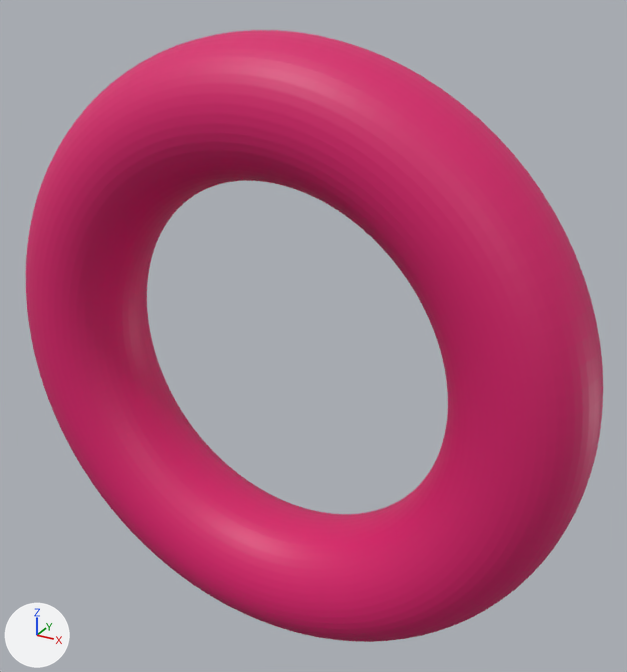
An edit to the glTF model docs/assets/torus_grid_sweep/torus_R2_r2.glb, drawn before and after from the same camera.
The view is the same before and after, from a camera (50 mm lens) standing at (11.92, -19.56, 10.84) and looking at (0.75, 0.75, 0.68). Every picture has the same lights, and +X, +Y and +Z are marked at lower left. The picture after the commit comes second. Where no turn or scale is listed for an object, it has been applied to the vertices.

The older version as bpy lines, for what is in view:
```python
me_geometry_0 = bpy.data.meshes.new('geometry_0')
me_geometry_0.from_pydata(...)  # 5000 vertices, 10000 faces; spans x -9.1..9.1, y -1.9..1.9, z -9.1..9.1
me_geometry_0.materials.append(mat_defaultmaterial)
ob_geometry_0 = bpy.data.objects.new('geometry_0', me_geometry_0)
ob_geometry_0.location = (0.0, 0.0, 0.0)
```
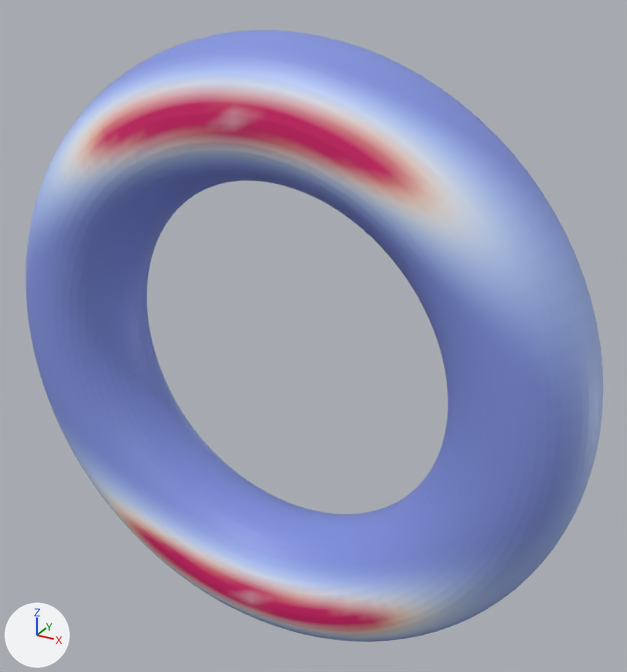
Scene script edits in JSON lines:
```json
{"block": "me_geometry_0", "where": "me_geometry_0.from_pydata(...)  # 5000 vertices, 10000 faces; spans x -9.1..9.1, y -1.9..1.9, z -9.1..9.1"}
{"block": "me_geometry_0", "where": "# used by ob_geometry_0; location = (0.0, 0.0, 0.0)"}
{"block": "me_geometry_0", "change": "me_geometry_0 part 1: 8706 faces centred in x -9.1..9.1, y -1.9..1.9, z -9.1..9.1 are repainted in the vertex colours; the middle colour goes from pink #da1c6c to blue #8ca0e6"}
{"block": "me_geometry_0", "change": "me_geometry_0 part 2: 1066 faces centred in x -6.0..6.0, y -1.9..1.9, z -7.9..7.9 are repainted in the vertex colours; the middle colour goes from pink #da1c6c to pink #eaafb2"}
```

Pixel boxes (x1, y1, x2, y2) of what changed, in the pictures (627 x 672 px):
```json
{"part": 1, "of": "me_geometry_0", "change": "recoloured", "before": [26, 30, 603, 642], "after": [26, 30, 603, 642], "on screen": "pink to blue"}
{"part": 2, "of": "me_geometry_0", "change": "recoloured", "before": [75, 84, 448, 637], "after": [75, 84, 448, 637]}
```
